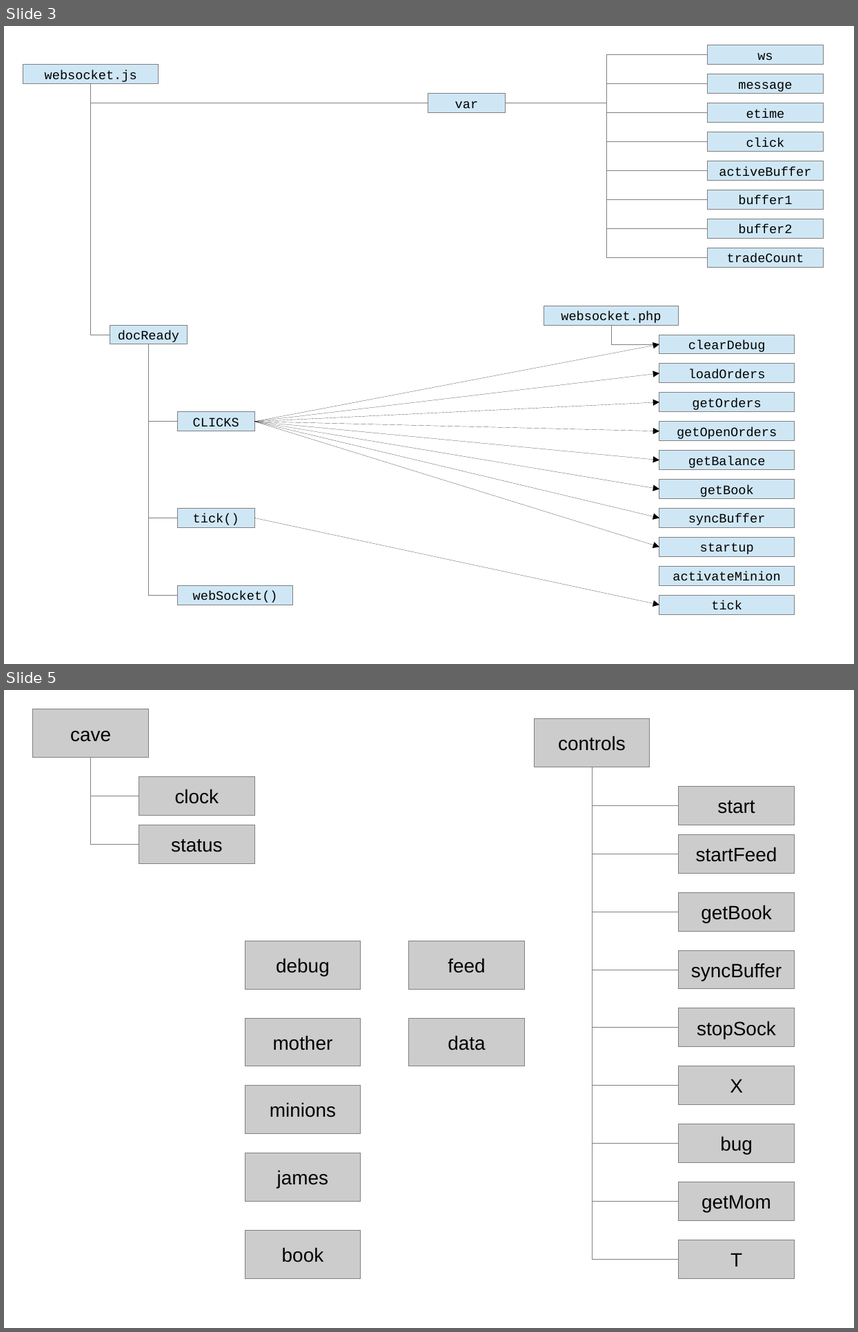
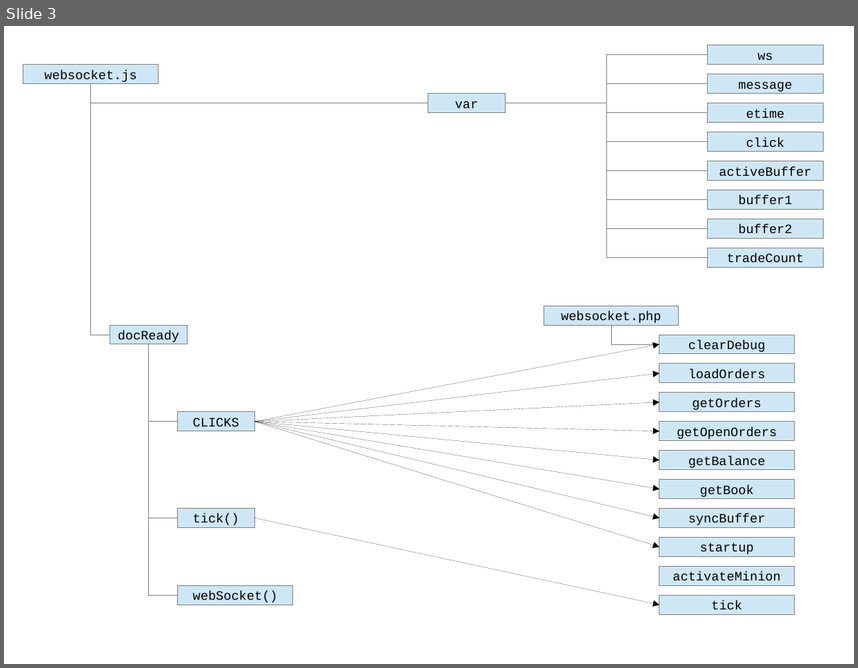
Before and after one commit to JamesLeB/Stout, a slide deck: Documents/Zek.odp. Shown one above the other, each under a label of ours: slides 3 and 5 before the commit, slide 3 after it; the slides between them are not shown. The pictures are 858x1332 and 858x668 pixels, drawn with LibreOffice and Linux fonts; fonts in the diff are those of the drawing. Boxes give left, top, right and bottom in pixels: in the first picture for what was removed or moved away, otherwise in the second. Text is boxed around its words. In the diff, an @@ line names an element or a change of style, - is before the commit and + after.

Commit message:
update doc

```diff
--- a/Documents/Zek.odp
+++ b/Documents/Zek.odp
@@ slide 5 removed at box(4, 690, 854, 1328), background #FFFFFF @@
@@ rectangle removed at box(32, 709, 148, 758) @@
-cave
@@ rectangle removed at box(534, 718, 650, 767) @@
-controls
@@ elbow line removed from (139, 796) to (90, 757) @@
@@ elbow line removed from (90, 758) to (139, 845) @@
@@ elbow line removed from (592, 767) to (679, 854) @@
@@ elbow line removed from (592, 767) to (679, 912) @@
@@ elbow line removed from (592, 767) to (679, 969) @@
@@ elbow line removed from (592, 767) to (679, 1028) @@
@@ elbow line removed from (592, 767) to (679, 1085) @@
@@ elbow line removed from (592, 767) to (679, 1143) @@
@@ elbow line removed from (592, 767) to (679, 1201) @@
@@ elbow line removed from (592, 767) to (679, 1259) @@
@@ elbow line removed from (592, 767) to (679, 806) @@
@@ rectangle removed at box(139, 776, 254, 815) @@
-clock
@@ rectangle removed at box(679, 787, 795, 825) @@
-start
@@ rectangle removed at box(139, 825, 254, 864) @@
-status
@@ rectangle removed at box(679, 834, 795, 873) @@
-startFeed
@@ rectangle removed at box(679, 892, 795, 931) @@
-getBook
@@ rectangle removed at box(245, 940, 361, 989) @@
-debug
@@ rectangle removed at box(409, 940, 525, 989) @@
-feed
@@ rectangle removed at box(679, 950, 795, 989) @@
-syncBuffer
@@ rectangle removed at box(245, 1018, 361, 1067) @@
-mother
@@ rectangle removed at box(409, 1018, 525, 1067) @@
-data
@@ rectangle removed at box(679, 1008, 795, 1047) @@
-stopSock
@@ rectangle removed at box(679, 1065, 795, 1104) @@
-X
@@ rectangle removed at box(245, 1086, 361, 1134) @@
-minions
@@ rectangle removed at box(679, 1123, 795, 1162) @@
-bug
@@ rectangle removed at box(245, 1153, 361, 1201) @@
-james
@@ rectangle removed at box(679, 1181, 795, 1220) @@
-getMom
@@ rectangle removed at box(245, 1230, 361, 1279) @@
-book
@@ rectangle removed at box(679, 1239, 795, 1278) @@
-T
```
Also in this commit, not shown: 1 slide changed, 1 slide added, 2 other slides removed.
